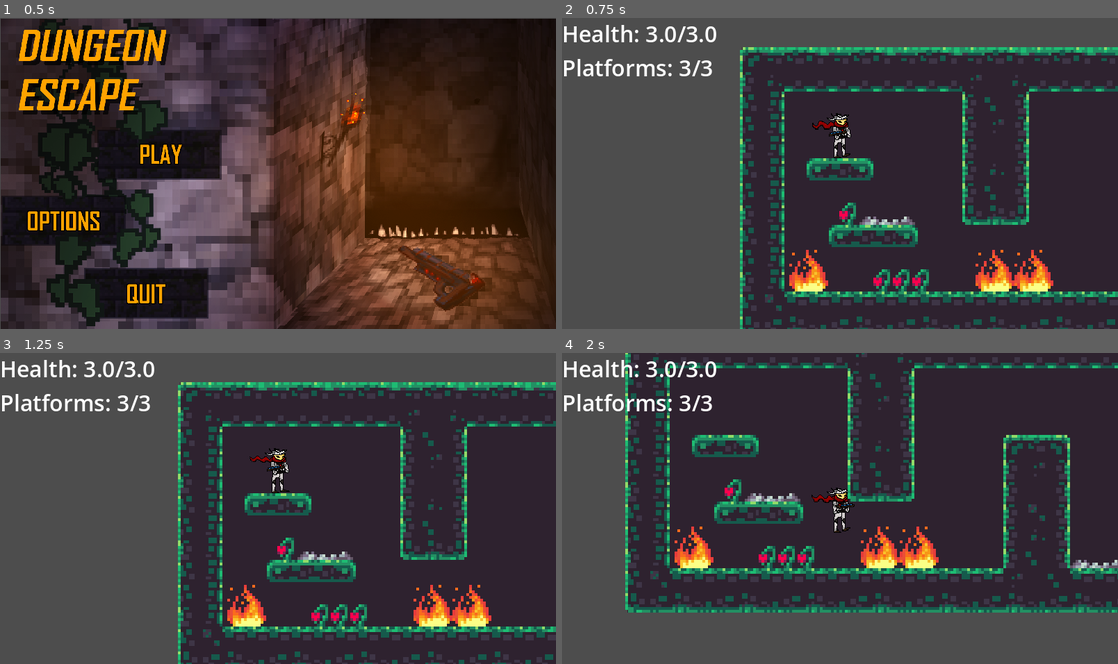
Above: before the commit, frames 1-4 (two rows, left to right).
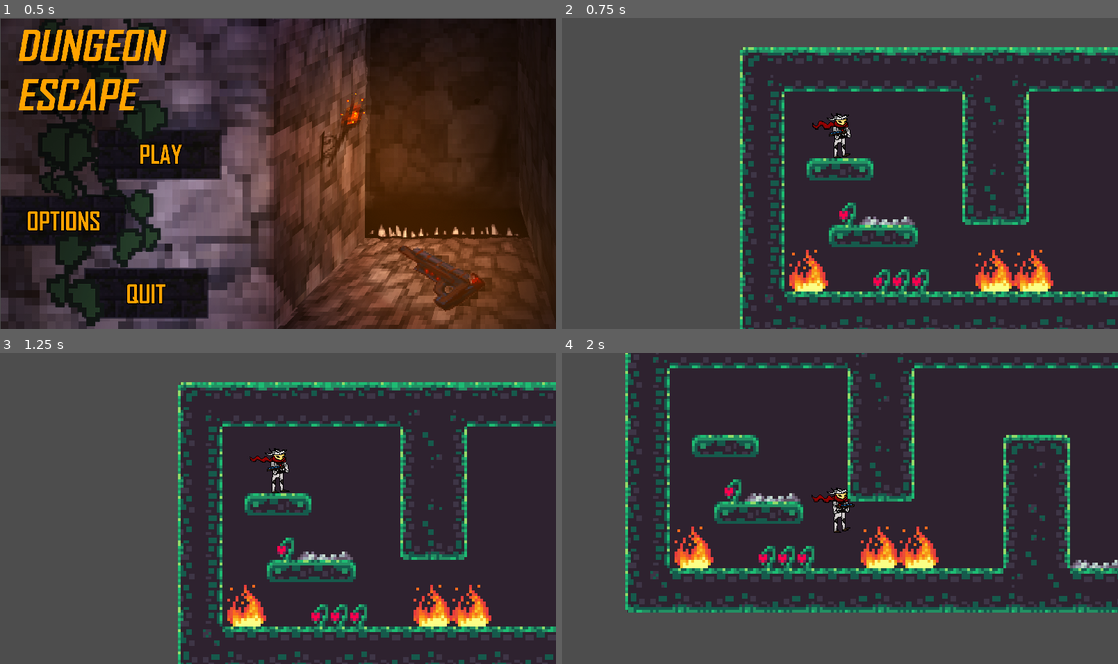
Above: after the commit, the same moments.

Repository: Justas-Kaulakis/ktu-platformer
Game: Godot game, scene res://gui/menu.tscn
Two runs of this game, one before a commit and one after it. Both use one fixed random seed, a clock stepped at 60 frames per second and the inputs below.
Inputs (mouse positions are in pixels of both pictures, inside the frame that each line leads up to):
- Up to frame 1 (0.5 s): no input
- Up to frame 2 (0.75 s): click (717, 154) at 0.5 s
- Up to frame 3 (1.25 s): no input
- Up to frame 4 (2 s): tap Enter at 1.25 s; move the mouse to (962, 492) at 1.27 s; hold D (move_right) from 1.28 s (still down); click (962, 492) at 1.35 s; tap W (jump) at 1.52 s

Frame 1 is identical in both runs. In frame 2, 1.1% of the frame differs, in the area x 0-28%, y 2-19%; in frame 3, 1.1%; in frame 4, 1.2%.

Commit message:
NL-82 SceneManager Part II

Diff:
--- a/level/SceneManager.tscn
+++ b/level/SceneManager.tscn
@@ -1,7 +1,8 @@
-[gd_scene load_steps=7 format=3 uid="uid://cm6hm7ets3581"]
+[gd_scene load_steps=8 format=3 uid="uid://cm6hm7ets3581"]
 
 [ext_resource type="Script" uid="uid://b4e3gkjj7otc2" path="res://level/scene_manager.gd" id="1_rwhdu"]
 [ext_resource type="PackedScene" uid="uid://2pd6cj5ouwwe" path="res://level/demo_level.tscn" id="2_3nqb2"]
+[ext_resource type="Script" uid="uid://bhbkej600a8et" path="res://player/player_ui.gd" id="3_3nqb2"]
 
 [sub_resource type="Animation" id="Animation_mrtg6"]
 length = 0.001
@@ -60,6 +61,25 @@
 [node name="SceneManager" type="Node"]
 script = ExtResource("1_rwhdu")
 
+[node name="Player UI" type="CanvasLayer" parent="."]
+layer = 2
+script = ExtResource("3_3nqb2")
+
+[node name="Health Bar" type="Label" parent="Player UI"]
+z_index = -5
+offset_right = 99.0
+offset_bottom = 45.0
+theme_override_font_sizes/font_size = 32
+text = "health"
+
+[node name="platform_counter" type="Label" parent="Player UI"]
+z_index = -5
+offset_top = 49.0
+offset_right = 99.0
+offset_bottom = 94.0
+theme_override_font_sizes/font_size = 32
+text = "ammo"
+
 [node name="CurrentLevelLayer" type="CanvasLayer" parent="."]
 follow_viewport_enabled = true
 
--- a/level/demo_level.gd
+++ b/level/demo_level.gd
@@ -10,4 +10,11 @@
 
 func _on_exit_door_reached(_body: Node2D) -> void:
 	print("emitting level_changed")
-	emit_signal("level_changed")
+	level_changed.emit()
+
+
+func cleanup():
+	# another level is loaded while this scene is still active, so
+	# the current player has to disconnect all of it's signals
+	$Player.disconnect_signals()
+	queue_free()
--- a/level/level_1.gd
+++ b/level/level_1.gd
@@ -2,6 +2,8 @@
 
 
 signal level_changed
+
+const level: Global.Level = Global.Level.L1
 
 # Called when the node enters the scene tree for the first time.
 func _ready() -> void:
@@ -10,3 +12,7 @@
 # Called every frame. 'delta' is the elapsed time since the previous frame.
 func _process(_delta: float) -> void:
 	pass
+
+func cleanup():
+	$Player.disconnect_signals()
+	queue_free()
--- a/level/level_change_door.gd
+++ b/level/level_change_door.gd
@@ -1,7 +1,7 @@
 extends Area2D
 
-@onready var SceneManager = get_parent()
-@onready var current_level = get_parent().get_parent().name
+#@onready var SceneManager = get_parent()
+#@onready var current_level = get_parent().get_parent().name
 
 #func _on_body_entered(body: Node2D) -> void:
 #	emit_signal("level_changed")
--- a/level/scene_manager.gd
+++ b/level/scene_manager.gd
@@ -1,14 +1,15 @@
 class_name SceneManager extends Node
 
-#@onready var current_level: Node2D = $"CurrentLevelLayer/Demo level"
 @onready var anim: AnimationPlayer = $AnimationPlayer
 @onready var current_level_layer: CanvasLayer = $CurrentLevelLayer
 @onready var next_level_layer: CanvasLayer = $NextLevelLayer
+@onready var player_ui: PlayerUI = $"Player UI"
 
 var next_level: Node2D
 
 func _ready() -> void:
 	current_level_layer.get_child(0).level_changed.connect(handle_level_changed)
+	#connect_player_signals()
 
 const level_path: Dictionary[Global.Level, String] = {
 	Global.Level.DEMO: "res://level/demo_level.tscn",
@@ -34,7 +35,11 @@
 func _on_animation_player_animation_finished(anim_name: StringName) -> void:
 	match anim_name:
 		"fade_in":
-			current_level_layer.get_child(0).queue_free()
+			var old_level: Node2D = current_level_layer.get_child(0)
+			if old_level.has_method("cleanup"):
+				old_level.cleanup()
+			else:
+				printerr("Last scene ["+ old_level.name +"] doesn't have cleanup() function")
 			next_level.reparent(current_level_layer)
 			next_level = null
 			anim.play("fade_out")
--- a/player/area_2d.gd
+++ b/player/area_2d.gd
@@ -1,17 +1,17 @@
 extends Area2D
 
-@onready var PlatformGun = $"../Sprite2D/PlatformGun"
+@onready var platform_gun = $"../Sprite2D/PlatformGun"
 
 func _mouse_enter():
-	PlatformGun.can_shoot = 0
+	platform_gun.can_shoot = 0
 
 
 func _mouse_exit():
-	PlatformGun.can_shoot = 1
+	platform_gun.can_shoot = 1
 
 
 func _mouse_shape_enter(_shape_idx: int) -> void:
-	PlatformGun.can_shoot_player = 0
+	platform_gun.can_shoot_player = 0
 
 func _mouse_shape_exit(_shape_idx: int) -> void:
-	PlatformGun.can_shoot_player = 1
+	platform_gun.can_shoot_player = 1
--- a/player/platform_gun.gd
+++ b/player/platform_gun.gd
@@ -1,18 +1,35 @@
-extends Node2D
+class_name PlatformGun extends Node2D
 
 const dynamic_platform = preload("res://level/platforms/gravity_platform.tscn")
-var platform_count = Global.max_platform_count
+@onready var tiles = $"../../../Layers/Collision Tiles" as TileMapLayer
+@onready var game_manager = $"../../../Game Manager"
 var can_shoot_player = 1 #checks if mouse is on player
 var can_shoot = 1 # checks if mouse is on created platform
-@onready var tiles = $"../../../Layers/Collision Tiles" as TileMapLayer
-@onready var game_manager = $"../../../Game Manager"
-@onready var player_ui: CanvasLayer = $"../../Player UI"
+var _platform_count: int = Global.max_platform_count:  # Private variable with setter
+	set(value):
+		_platform_count = value
+		platform_count_changed.emit(_platform_count)
+	get:
+		return _platform_count
+
+signal platform_count_changed(new_count)
+
 
 # Called when the node enters the scene tree for the first time.
 func _ready() -> void:
-	print(get_tree().current_scene)
-	print(tiles)
-	#pass # Replace with function body.
+	if get_tree().current_scene is SceneManager:
+		var scene_manager = get_tree().current_scene as SceneManager
+		var player_ui = scene_manager.get_node("Player UI") as PlayerUI
+		platform_count_changed.connect(player_ui.update_platform_count)
+	# Emit initial signal to update the UI
+	platform_count_changed.emit(_platform_count)
+
+func disconnect_signals() -> void:
+	var scene_manager = get_tree().current_scene as SceneManager
+	if scene_manager:
+		var player_ui = scene_manager.get_node("Player UI") as PlayerUI
+		if platform_count_changed.is_connected(player_ui.update_platform_count):
+			platform_count_changed.disconnect(player_ui.update_platform_count)
 
 # Called every frame. 'delta' is the elapsed time since the previous frame.
 func _process(_delta: float) -> void:
@@ -27,23 +44,13 @@
 	if Input.is_action_just_pressed("shoot"):
 		var global_scaled = tiles.get_global_mouse_position()
 		var node_coord = tiles.local_to_map(tiles.to_local(global_scaled))
-
-		#var _selected_tile = tiles.get_cell_tile_data(_node_coord)
-		#print(node_coord)
-		#if tiles.get_cell_source_id(node_coord) != -1:
-			#print(tiles.get_cell_source_id(node_coord))
-			#print(tiles.get_cell_atlas_coords(node_coord))
-
-			#tiles.set_cell(node_coord, tiles.get_cell_source_id(Vector2i(15,5)), Vector2i(15,5))
-		if platform_count > 0:
+		if _platform_count > 0:
 			if can_shoot and can_shoot_player == 1 and \
 			tiles.get_cell_source_id(node_coord) == -1 and !game_manager.is_game_paused:
 				AudioManager.play_player_sfx("place_platform")
 				var new_platform = dynamic_platform.instantiate()
 				Global.get_current_level().add_child(new_platform)
 				new_platform.global_position = get_global_mouse_position()
-				platform_count -= 1
-				player_ui.update_platform_count(platform_count)
+				_platform_count -= 1
 	if Input.is_action_just_pressed("reload"):
-		platform_count = Global.max_platform_count
-		player_ui.update_platform_count(platform_count)
+		_platform_count = Global.max_platform_count
--- a/player/player.gd
+++ b/player/player.gd
@@ -13,26 +13,48 @@
 @onready var animation_player := $AnimationPlayer as AnimationPlayer
 @onready var shoot_timer := $ShootAnimation as Timer
 @onready var sprite := $Sprite2D as Sprite2D
-@onready var camera := $Camera as Camera2D
 var _double_jump_charged := false
-@onready var PlatformGun = $Sprite2D/PlatformGun
-@onready var player_ui: CanvasLayer = $"Player UI"
+@onready var platform_gun = $Sprite2D/PlatformGun
+#@onready var player_ui: CanvasLayer = $"Player UI"
 
+var _current_health: float = Global.max_health:  # Private variable with setter
+	set(value):
+		_current_health = value
+		health_changed.emit(_current_health) # Updated PlayerUI
+	get:
+		return _current_health
 
 var was_on_floor := false
-var current_health: float
 var is_poisoned = false
 var is_dead := false
 
 signal player_died
+signal health_changed(new_health)
 
 func _ready() -> void:
 	is_dead = false
-	current_health = Global.max_health
 	AudioManager.stop_player_sfx("run")
-	if get_tree().current_scene.name == "SceneManager":
-		if not player_died.is_connected(get_tree().current_scene.on_player_died):
-			player_died.connect(get_tree().current_scene.on_player_died)
+	if get_tree().current_scene is SceneManager:
+		var scene_manager = get_tree().current_scene as SceneManager
+		player_died.connect(scene_manager.on_player_died, CONNECT_ONE_SHOT)
+		var player_ui = scene_manager.get_node("Player UI") as PlayerUI
+		health_changed.connect(player_ui.update_health_bar)
+	else:
+		printerr("SceneManager not found")
+	# Emit initial signal to update the UI
+	health_changed.emit(_current_health)
+
+func disconnect_signals():
+	if get_tree().current_scene is SceneManager:
+		var scene_manager = get_tree().current_scene as SceneManager
+		if player_died.is_connected(scene_manager.on_player_died):
+			player_died.disconnect(scene_manager.on_player_died)
+		var player_ui = scene_manager.get_node("Player UI") as PlayerUI
+		if health_changed.is_connected(player_ui.update_health_bar):
+			health_changed.disconnect(player_ui.update_health_bar)
+
+	$Sprite2D/PlatformGun.disconnect_signals()
+
 
 func _physics_process(delta: float) -> void:
 	if is_on_floor():
@@ -98,11 +120,11 @@
 	AudioManager.play_player_sfx("jump")
 
 func mouse_entered():
-	PlatformGun.can_shoot = 0
+	platform_gun.can_shoot = 0
 	print("enter")
 
 func _mouse_exit():
-	PlatformGun.can_shoot = 1
+	platform_gun.can_shoot = 1
 	print("exit")
 func _mouse_shape_enter(_shape_idx: int) -> void:
 	print("enter2")
@@ -110,20 +132,21 @@
 func take_damage(damage_amount: float) -> void:
 	if is_dead:
 		return
-	current_health -= damage_amount
-	player_ui.update_health_bar(current_health)
-	#print("Updated player ui: ", player_ui.health_bar.text)
-	if current_health > 0:
+	_current_health -= damage_amount
+	if _current_health > 0:
 		AudioManager.play_player_sfx("take_hit")
 	else:
 		die()
 
 
 func die():
+	if is_dead:
+		return
 	is_dead = true
+	set_collision_layer_value(1, false)
+	set_collision_mask_value(2, false)
 	AudioManager.play_player_sfx("die")
 	print("Player died")
-	if player_died.has_connections():
-		player_died.emit() # handles level restart in SceneManager
-	else:
+	if !player_died.has_connections():
 		printerr("Death signal not connected. Try running scene from SceneManager")
+	player_died.emit() # handles level restart in SceneManager
--- a/player/player.tscn
+++ b/player/player.tscn
@@ -1,9 +1,8 @@
-[gd_scene load_steps=18 format=4 uid="uid://vh7pmputa7r3"]
+[gd_scene load_steps=17 format=4 uid="uid://vh7pmputa7r3"]
 
 [ext_resource type="Texture2D" uid="uid://br43b7j3m7qyo" path="res://player/male hero sprite walking.png" id="2_g6k8r"]
 [ext_resource type="Script" uid="uid://bo8vshlkb74dq" path="res://player/player.gd" id="3"]
 [ext_resource type="PackedScene" uid="uid://cs6id1t2vxalj" path="res://player/platform_gun.tscn" id="3_yw30f"]
-[ext_resource type="Script" uid="uid://bhbkej600a8et" path="res://player/player_ui.gd" id="5_boad6"]
 [ext_resource type="Script" uid="uid://cqatl8d70xc6n" path="res://player/area_2d.gd" id="6_g6k8r"]
 
 [sub_resource type="Animation" id="Animation_boad6"]
@@ -204,21 +203,3 @@
 [node name="DO_NOT_REMOVE" type="CollisionShape2D" parent="PlatformCollisionCheck"]
 position = Vector2(0, -29.375)
 shape = SubResource("RectangleShape2D_g6k8r")
-
-[node name="Player UI" type="CanvasLayer" parent="."]
-script = ExtResource("5_boad6")
-
-[node name="Health Bar" type="Label" parent="Player UI"]
-z_index = -5
-offset_right = 99.0
-offset_bottom = 45.0
-theme_override_font_sizes/font_size = 32
-text = "health"
-
-[node name="platform_counter" type="Label" parent="Player UI"]
-z_index = -5
-offset_top = 49.0
-offset_right = 99.0
-offset_bottom = 94.0
-theme_override_font_sizes/font_size = 32
-text = "ammo"
--- a/player/player_ui.gd
+++ b/player/player_ui.gd
@@ -1,4 +1,4 @@
-extends CanvasLayer
+class_name PlayerUI extends CanvasLayer
 
 @onready var health_bar: Label = $"Health Bar"
 @onready var platform_counter: Label = $platform_counter
Not shown, removed: audio_manager.tscn70299383525.tmp
Not shown, removed: demo_level.tscn2665723722.tmp
Not shown, removed: demo_level.tscn2713963628.tmp
Not shown, removed: level/LevelChangeDoor.tscn3904577026.tmp
Not shown, removed: level/demo_level.tscn68647322854.tmp
Not shown, removed: level/demo_level.tscn68655834151.tmp
Not shown, removed: level/demo_level.tscn70863299456.tmp
Not shown, removed: level/level_1.tscn3902510394.tmp
